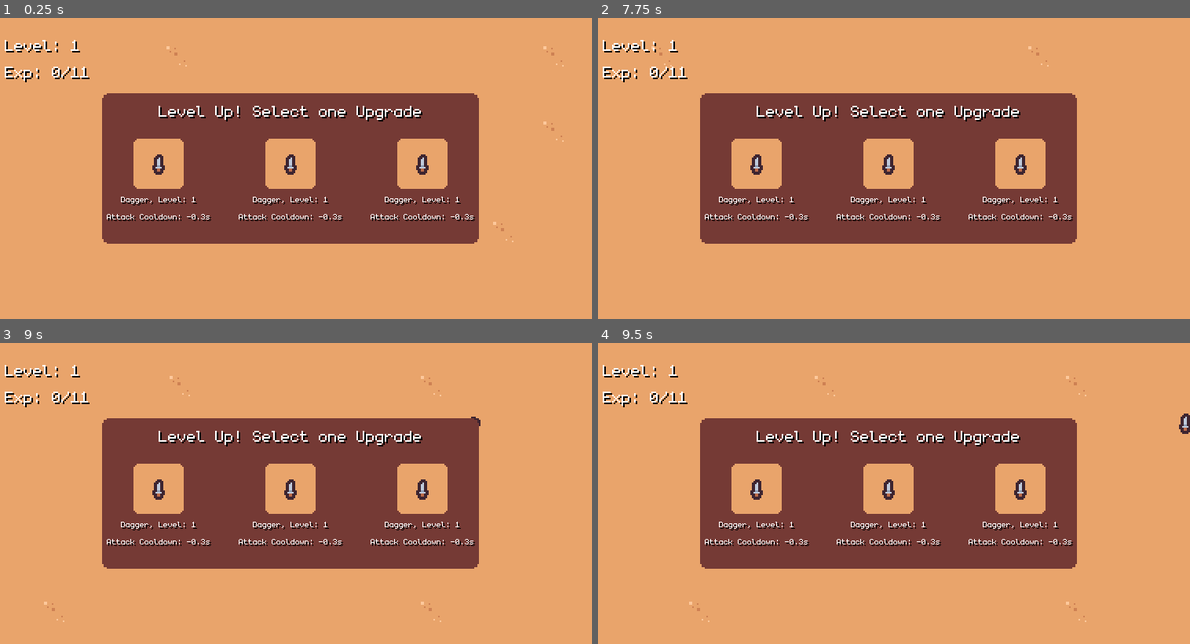
Above: before the commit, frames 1-4 (two rows, left to right).
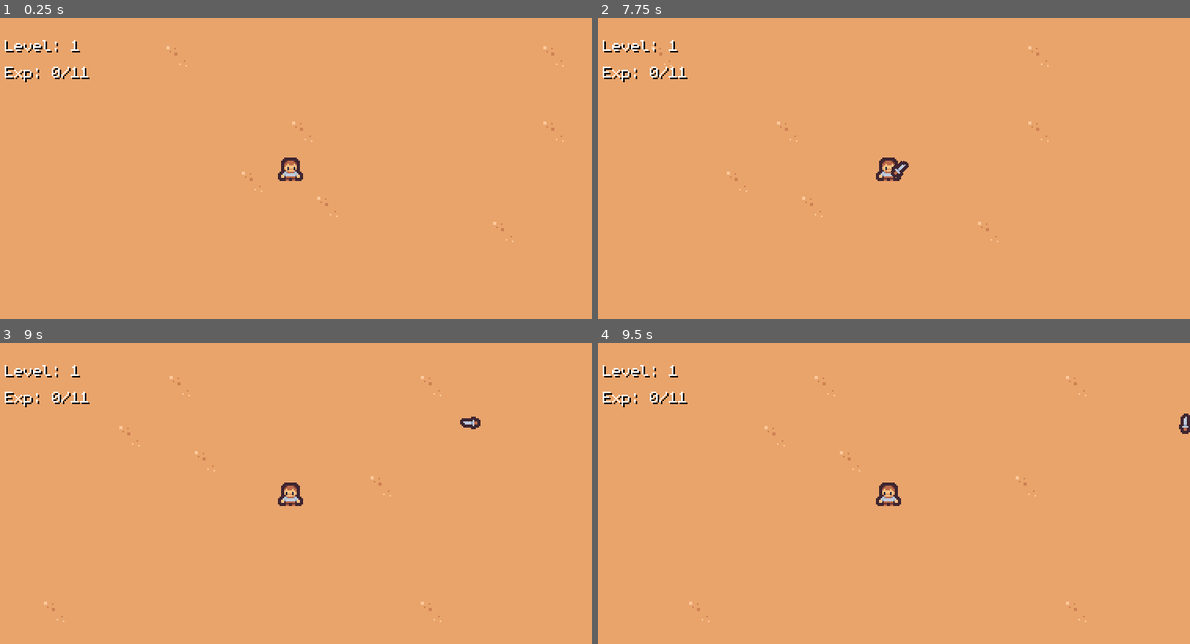
Above: after the commit, the same moments.

Repository: Bandeiraa/vampire_survivors_clone
Game: Godot game, scene res://scenes/management/game_level.tscn
The game is run twice, just before and just after one commit, with the same random seed, the same clock (stepped at 60 frames per second) and the same inputs.
Inputs (mouse positions are in pixels of both pictures, inside the frame that each line leads up to):
- Up to frame 1 (0.25 s): no input
- Up to frame 2 (7.75 s): tap Enter at 0.5 s; move the mouse to (1018, 153) at 0.52 s; hold Right (ui_right) 0.53-1.28 s; click (1018, 153) at 0.6 s; move the mouse to (769, 183) at 1.27 s; hold Down (ui_down) 1.28-2.03 s; click (769, 183) at 1.35 s; move the mouse to (947, 102) at 2.02 s; hold Right (ui_right) 2.03-2.78 s; click (947, 102) at 2.1 s; move the mouse to (858, 228) at 2.77 s; hold Up (ui_up) 2.78-3.53 s; click (858, 228) at 2.85 s; move the mouse to (1071, 213) at 3.52 s; hold Left (ui_left) 3.53-5.03 s; click (1071, 213) at 3.6 s; move the mouse to (710, 123) at 4.27 s; click (710, 123) at 4.35 s; move the mouse to (917, 168) at 5.02 s; hold Down (ui_down) 5.03-5.78 s; click (917, 168) at 5.1 s; move the mouse to (799, 93) at 5.77 s; hold Right (ui_right) 5.78-6.53 s; click (799, 93) at 5.85 s; move the mouse to (1018, 153) at 6.52 s; hold Up (ui_up) 6.53-7.28 s; click (1018, 153) at 6.6 s; move the mouse to (769, 183) at 7.27 s; hold Right (ui_right) from 7.28 s (still down); click (769, 183) at 7.35 s
- Up to frame 3 (9 s): move the mouse to (349, 427) at 8.02 s; release Right (ui_right) at 8.03 s; hold Down (ui_down) 8.03-8.78 s; click (349, 427) at 8.1 s; move the mouse to (260, 553) at 8.77 s; hold Left (ui_left) from 8.78 s (still down); click (260, 553) at 8.85 s
- Up to frame 4 (9.5 s): keep holding Left (ui_left)

The runs differ from the first frame. In frame 1, 28% of the frame differs, in the area x 17-81%, y 25-75%; in frame 2, 28%; in frame 3, 28%; in frame 4, 28%.

Commit message:
spawn level up container after level up/initial spell slot script

Diff:
--- a/project.godot
+++ b/project.godot
@@ -43,6 +43,11 @@
 "class": "Interface",
 "language": "GDScript",
 "path": "res://scripts/management/interface.gd"
+}, {
+"base": "VBoxContainer",
+"class": "SpellSlot",
+"language": "GDScript",
+"path": "res://scripts/management/spell_slot.gd"
 } ]
 _global_script_class_icons={
 "CharacterTemplate": "",
@@ -51,7 +56,8 @@
 "EnemySpawner": "",
 "EnemyTemplate": "",
 "GlobalInfo": "",
-"Interface": ""
+"Interface": "",
+"SpellSlot": ""
 }
 
 [application]
@@ -101,6 +107,14 @@
 "svg/scale": 1.0
 }
 
+[input]
+
+ui_click={
+"deadzone": 0.5,
+"events": [ Object(InputEventMouseButton,"resource_local_to_scene":false,"resource_name":"","device":0,"alt":false,"shift":false,"control":false,"meta":false,"command":false,"button_mask":0,"position":Vector2( 0, 0 ),"global_position":Vector2( 0, 0 ),"factor":1.0,"button_index":1,"pressed":false,"doubleclick":false,"script":null)
+ ]
+}
+
 [physics]
 
 common/enable_pause_aware_picking=true
--- a/scenes/management/interface.tscn
+++ b/scenes/management/interface.tscn
@@ -1,12 +1,10 @@
-[gd_scene load_steps=4 format=2]
+[gd_scene load_steps=3 format=2]
 
 [ext_resource path="res://scenes/management/exp_container.tscn" type="PackedScene" id=1]
 [ext_resource path="res://scripts/management/interface.gd" type="Script" id=2]
-[ext_resource path="res://scenes/management/level_up_container.tscn" type="PackedScene" id=3]
 
 [node name="Interface" type="CanvasLayer" groups=["interface"]]
+pause_mode = 2
 script = ExtResource( 2 )
 
 [node name="ExpContainer" parent="." instance=ExtResource( 1 )]
-
-[node name="LevelUpContainer" parent="." instance=ExtResource( 3 )]
--- a/scenes/management/level_up_container.tscn
+++ b/scenes/management/level_up_container.tscn
@@ -44,22 +44,19 @@
 margin_top = -67.0
 margin_right = 124.0
 
-[node name="SpellSlot1" type="VBoxContainer" parent="BackgroundTexture/HContainer" instance=ExtResource( 2 )]
+[node name="SpellSlot1" parent="BackgroundTexture/HContainer" instance=ExtResource( 2 )]
 margin_right = 80.0
 margin_bottom = 67.0
 rect_min_size = Vector2( 48, 0 )
-alignment = 1
 
-[node name="SpellSlot2" type="VBoxContainer" parent="BackgroundTexture/HContainer" instance=ExtResource( 2 )]
+[node name="SpellSlot2" parent="BackgroundTexture/HContainer" instance=ExtResource( 2 )]
 margin_left = 84.0
 margin_right = 164.0
 margin_bottom = 67.0
 rect_min_size = Vector2( 48, 0 )
-alignment = 1
 
-[node name="SpellSlot3" type="VBoxContainer" parent="BackgroundTexture/HContainer" instance=ExtResource( 2 )]
+[node name="SpellSlot3" parent="BackgroundTexture/HContainer" instance=ExtResource( 2 )]
 margin_left = 168.0
 margin_right = 248.0
 margin_bottom = 67.0
 rect_min_size = Vector2( 48, 0 )
-alignment = 1
--- a/scenes/management/spell_slot.tscn
+++ b/scenes/management/spell_slot.tscn
@@ -1,8 +1,9 @@
-[gd_scene load_steps=5 format=2]
+[gd_scene load_steps=6 format=2]
 
 [ext_resource path="res://assets/spell/dagger.png" type="Texture" id=1]
 [ext_resource path="res://assets/interface/slot_background.png" type="Texture" id=2]
 [ext_resource path="res://assets/font/monogram.ttf" type="DynamicFontData" id=3]
+[ext_resource path="res://scripts/management/spell_slot.gd" type="Script" id=4]
 
 [sub_resource type="DynamicFont" id=1]
 size = 8
@@ -13,6 +14,7 @@
 margin_bottom = 54.0
 rect_min_size = Vector2( 80, 0 )
 alignment = 1
+script = ExtResource( 4 )
 
 [node name="SpellTexture" type="HBoxContainer" parent="."]
 margin_right = 80.0
--- a/scripts/character/template.gd
+++ b/scripts/character/template.gd
@@ -76,6 +76,7 @@
 	level += 1
 	experience = 0
 	experience_required = get_required_experience(level + 1)
+	get_tree().call_group("interface", "spawn_level_up_container")
 
 
 func get_required_experience(character_level: int) -> int:
--- a/scripts/management/interface.gd
+++ b/scripts/management/interface.gd
@@ -1,5 +1,7 @@
 extends CanvasLayer
 class_name Interface
+
+const LEVEL_UP_SCENE: PackedScene = preload("res://scenes/management/level_up_container.tscn")
 
 onready var level: Label = get_node("ExpContainer/VContainer/Level")
 onready var experience: Label = get_node("ExpContainer/VContainer/CurrentExp")
@@ -7,3 +9,8 @@
 func update_exp(current_level: int, current_exp: int, target_exp: int) -> void:
 	level.text = "Level: " + str(current_level)
 	experience.text = "Exp: " + str(current_exp) + "/" + str(target_exp)
+
+
+func spawn_level_up_container() -> void:
+	get_tree().paused = true
+	add_child(LEVEL_UP_SCENE.instance())
--- /dev/null
+++ b/scripts/management/spell_slot.gd
@@ -0,0 +1,30 @@
+extends VBoxContainer
+class_name SpellSlot
+
+signal clicked
+
+onready var spell_name: Label = get_node("SpellName")
+onready var spell_buff: Label = get_node("SpellBuff")
+onready var spell_texture: TextureRect = get_node("SpellTexture/ContainerBackground/SpellTexture")
+
+var can_click: bool = false
+
+func _ready() -> void:
+	var _exited: bool = connect("mouse_exited", self, "mouse_interaction", ["exited"])
+	var _entered: bool = connect("mouse_entered", self, "mouse_interaction", ["entered"])
+
+
+func mouse_interaction(state: String) -> void:
+	match state:
+		"entered":
+			can_click = true
+			modulate.a = 0.5
+
+		"exited":
+			can_click = false
+			modulate.a = 1.0
+
+
+func _process(_delta: float) -> void:
+	if Input.is_action_just_pressed("ui_click") and can_click:
+		emit_signal("clicked")
